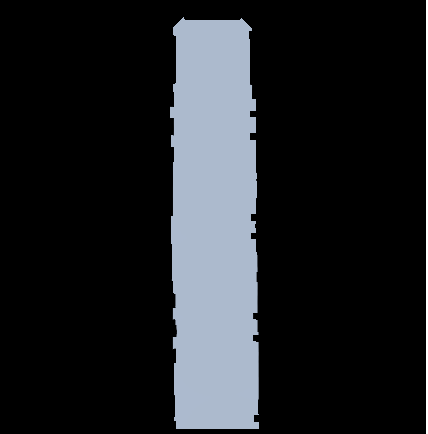
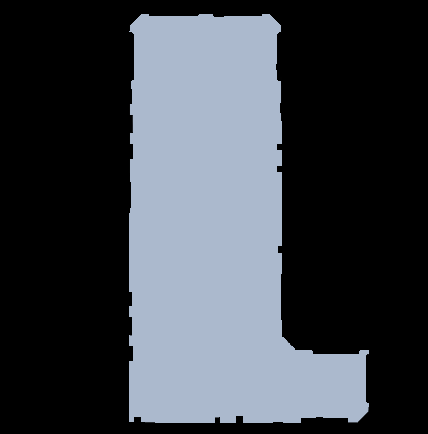
Layers edited between the first and the second w=428, h=434 image:
added group "tutorial2" with 3 layers above "tutorial1" over [129, 0, 428, 434]
added layer "레이어 12" in group "tutorial2" over [129, 0, 428, 434]
added layer "레이어 13" in group "tutorial2" over [129, 14, 369, 423]
added layer "레이어 11" in group "tutorial2" over [129, 14, 369, 429]
moved "레이어 9" into group "tutorial1" over [160, 14, 269, 429]
moved "레이어 10" into group "tutorial1" over [129, 14, 369, 429]
